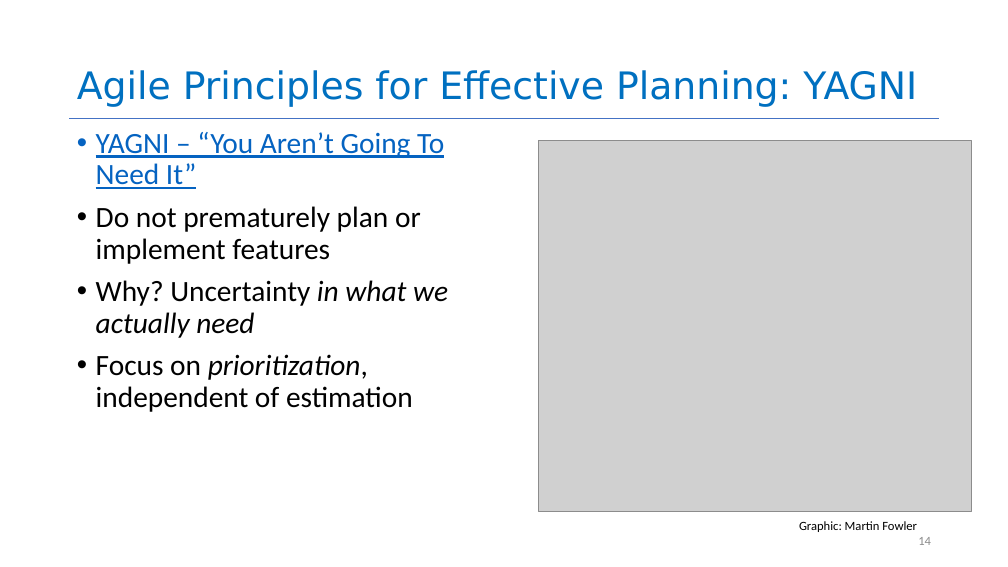
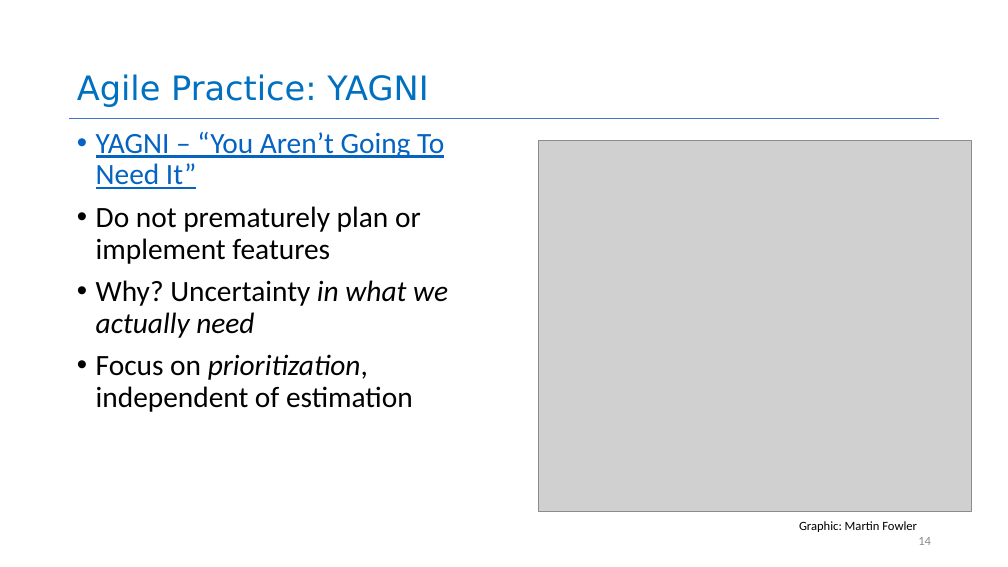
Before and after one commit to neu-se/CS4530-Fall-2026, a slide deck: slide 14 of Slides/Module 07.1 Software Process.pptx. Drawn at 1008x567 pixels with LibreOffice and Linux fonts; fonts in the diff are those of the drawing; grey boxes stand for pictures. Boxes give left, top, right and bottom in pixels: in the first picture for what was removed or moved away, otherwise in the second. Text is boxed around its words. In the diff, an @@ line names an element or a change of style, - is before the commit and + after.

```diff
--- a/Slides/Module 07.1 Software Process.pptx
+++ b/Slides/Module 07.1 Software Process.pptx
@@ title at (77,74,428,107): text changed; size 36 to 32 pt @@
-Agile Principles for Effective Planning: YAGNI
+Agile Practice: YAGNI
```
Also in this commit, not shown: 1 other file.
